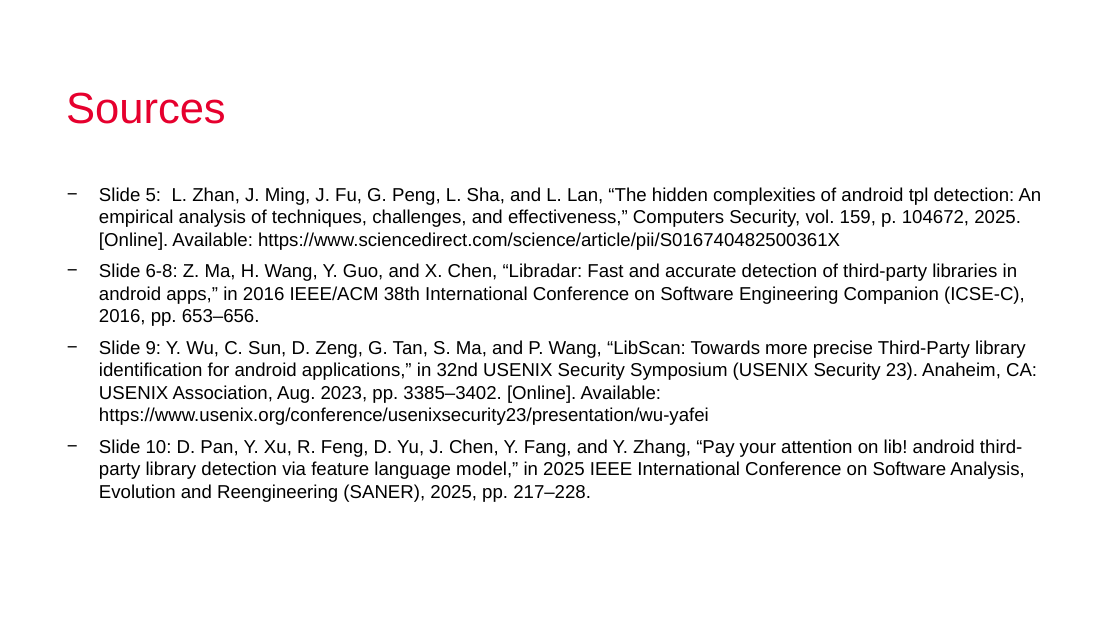
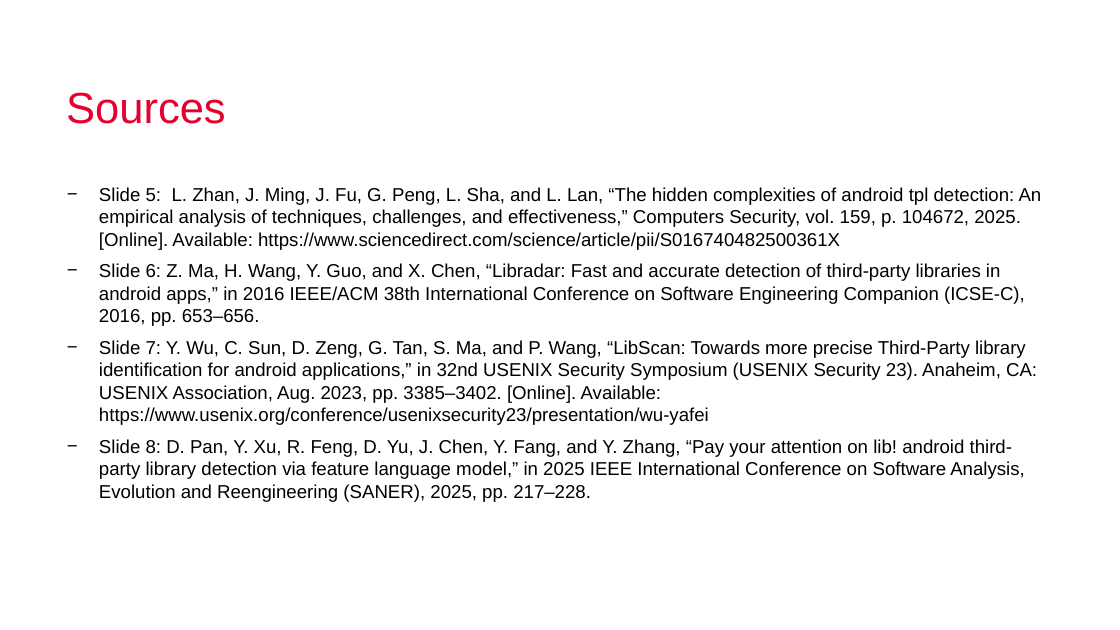
Before and after one commit to X-TPL/X-TPL, a slide deck: slide 16 of Presentations/26_05_26_Seminar.pptx (slide 18 before the commit). Drawn at 1120x630 pixels with LibreOffice and Linux fonts; fonts in the diff are those of the drawing; background and template pictures are left out. Boxes give left, top, right and bottom in pixels: in the first picture for what was removed or moved away, otherwise in the second. Text is boxed around its words. In the diff, an @@ line names an element or a change of style, - is before the commit and + after.

Commit message:
final presentation

```diff
--- a/Presentations/26_05_26_Seminar.pptx
+++ b/Presentations/26_05_26_Seminar.pptx
@@ text at box(99, 263, 1037, 502): text changed @@
-− Slide 6-8: Z. Ma, H. Wang, Y. Guo, and X. Chen, “Libradar: Fast and accurate detection of third-party libraries in android apps,” in 2016 IEEE/ACM 38th International Conference on Software Engineering Companion (ICSE-C), 2016, pp. 653–656.
-− Slide 9: Y. Wu, C. Sun, D. Zeng, G. Tan, S. Ma, and P. Wang, “LibScan: Towards more precise Third-Party library identification for android applications,” in 32nd USENIX Security Symposium (USENIX Security 23). Anaheim, CA: USENIX Association, Aug. 2023, pp. 3385–3402. [Online]. Available: https://www.usenix.org/conference/usenixsecurity23/presentation/wu-yafei
-− Slide 10: D. Pan, Y. Xu, R. Feng, D. Yu, J. Chen, Y. Fang, and Y. Zhang, “Pay your attention on lib! android third-party library detection via feature language model,” in 2025 IEEE International Conference on Software Analysis, Evolution and Reengineering (SANER), 2025, pp. 217–228.
+− Slide 6: Z. Ma, H. Wang, Y. Guo, and X. Chen, “Libradar: Fast and accurate detection of third-party libraries in android apps,” in 2016 IEEE/ACM 38th International Conference on Software Engineering Companion (ICSE-C), 2016, pp. 653–656.
+− Slide 7: Y. Wu, C. Sun, D. Zeng, G. Tan, S. Ma, and P. Wang, “LibScan: Towards more precise Third-Party library identification for android applications,” in 32nd USENIX Security Symposium (USENIX Security 23). Anaheim, CA: USENIX Association, Aug. 2023, pp. 3385–3402. [Online]. Available: https://www.usenix.org/conference/usenixsecurity23/presentation/wu-yafei
+− Slide 8: D. Pan, Y. Xu, R. Feng, D. Yu, J. Chen, Y. Fang, and Y. Zhang, “Pay your attention on lib! android third-party library detection via feature language model,” in 2025 IEEE International Conference on Software Analysis, Evolution and Reengineering (SANER), 2025, pp. 217–228.
```
Also in this commit, not shown: 2 other slides changed.
